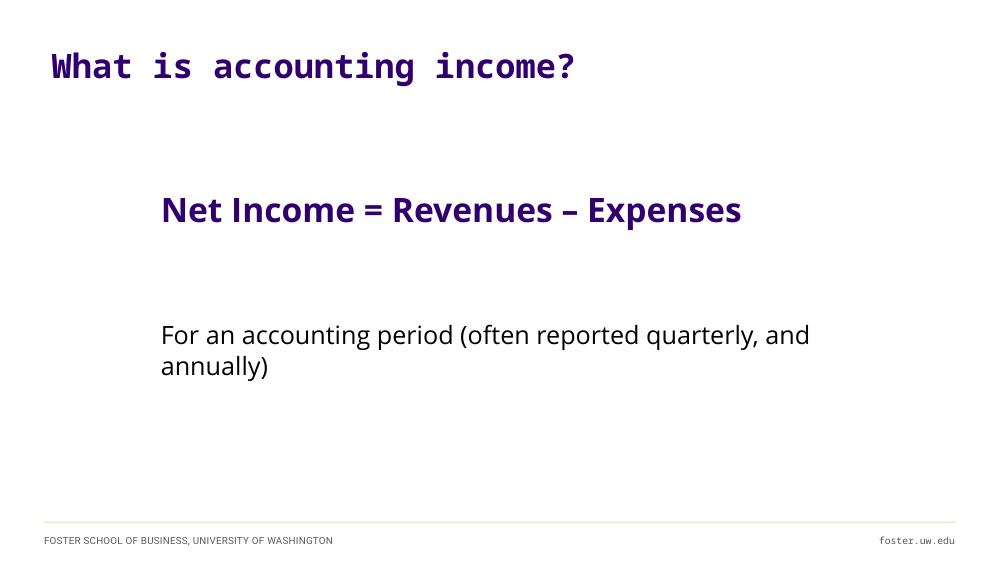
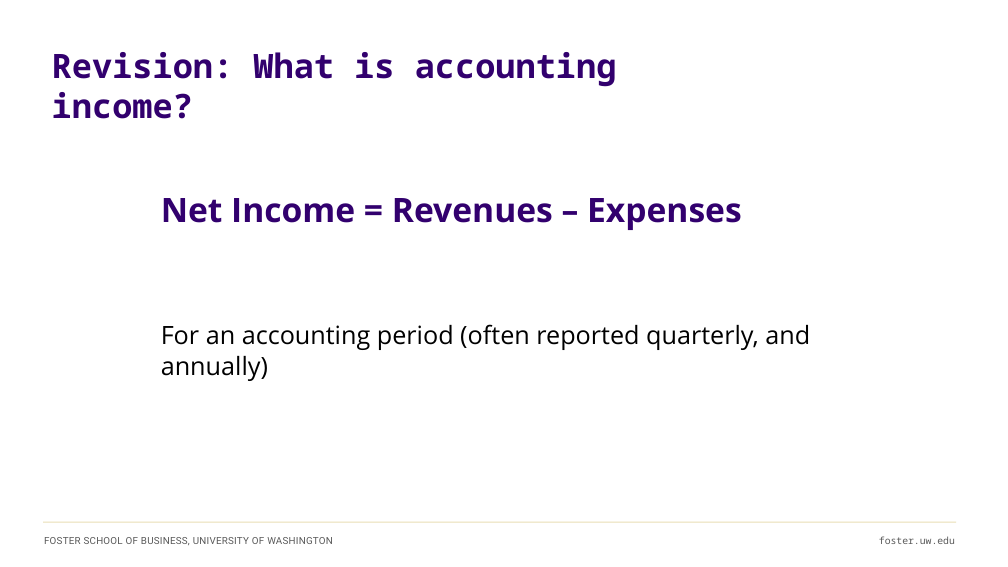
Before and after one commit to ashercurtis/slides.io, a slide deck: slide 25 of BUS AN_500/BUS AN500Class01_2026.pptx (slide 18 before the commit). Drawn at 1008x567 pixels with LibreOffice and Linux fonts; fonts in the diff are those of the drawing. Boxes give left, top, right and bottom in pixels: in the first picture for what was removed or moved away, otherwise in the second. Text is boxed around its words. In the diff, an @@ line names an element or a change of style, - is before the commit and + after.

```diff
--- a/BUS AN_500/BUS AN500Class01_2026.pptx
+++ b/BUS AN_500/BUS AN500Class01_2026.pptx
@@ title at box(52, 52, 617, 119): text changed @@
-What is accounting income?
+Revision: What is accounting income?
```
Also in this commit, not shown: 11 other slides changed, 9 slides added, 3 slides removed, 1 other file.
